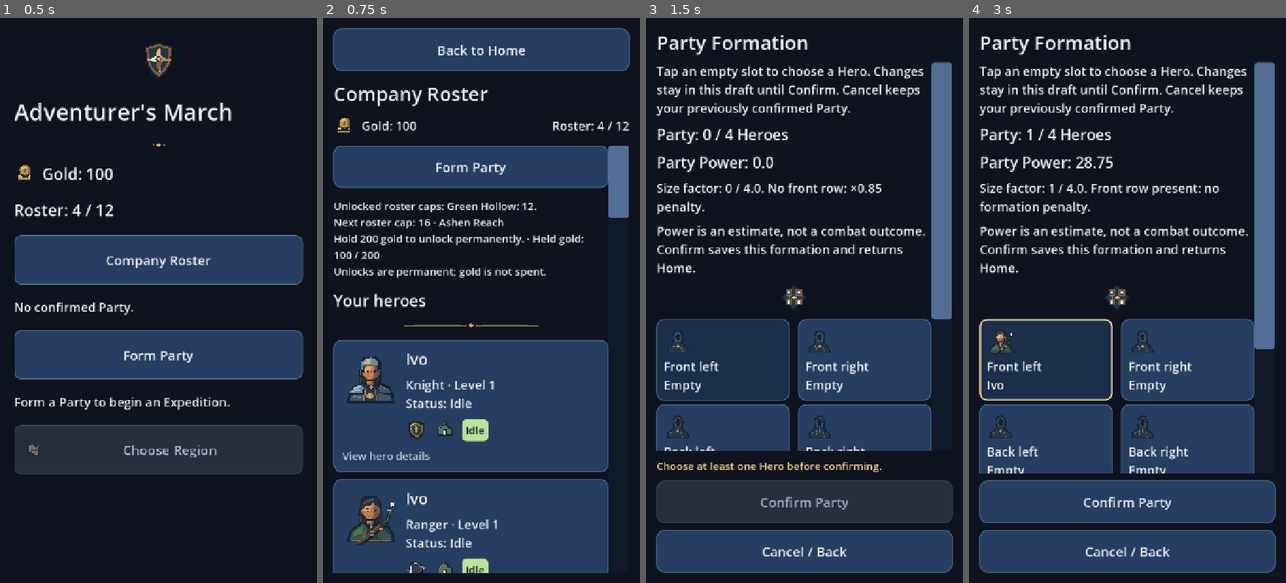
Above: before the commit, frames 1-4 (left to right).
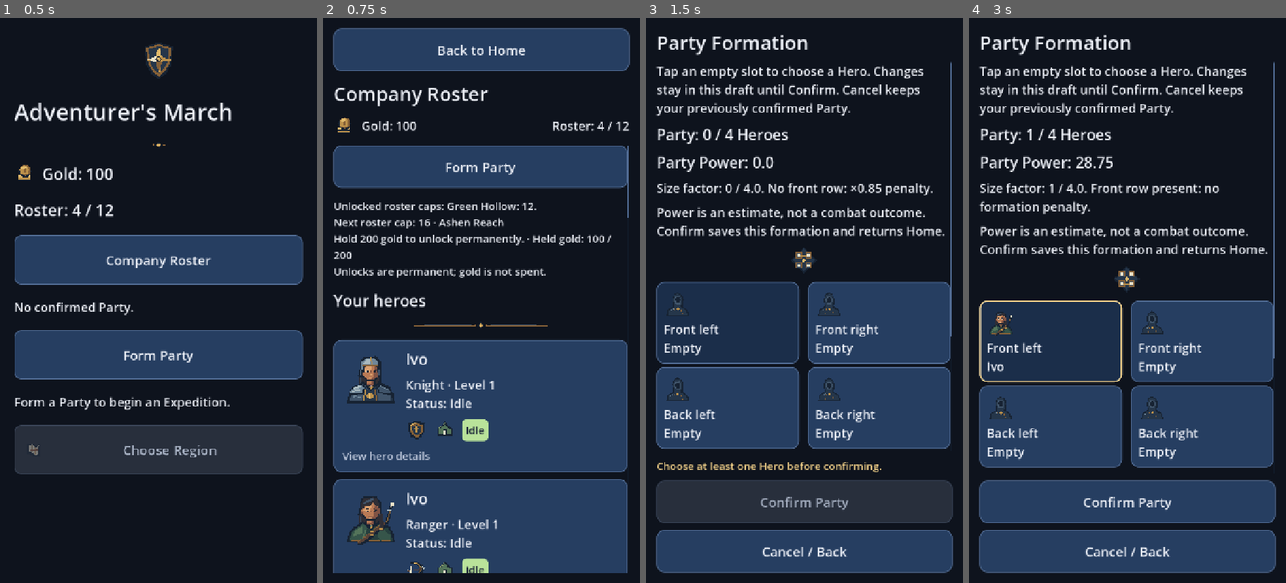
Above: after the commit, the same moments.

Repository: pompomon/godot-apk
Game: Godot game, scene res://main.tscn
Two runs of this game, one before a commit and one after it. Both use one fixed random seed, a clock stepped at 60 frames per second and the inputs below.
Inputs (mouse positions are in pixels of both pictures, inside the frame that each line leads up to; where the layout moved, square brackets give the same spot in the first picture):
- Up to frame 1 (0.5 s): no input
- Up to frame 2 (0.75 s): click "Company Roster" at 0.5 s
- Up to frame 3 (1.5 s): click "Form Party" at 1.25 s
- Up to frame 4 (3 s): click (1051, 323) [1045, 362] at 2 s; click (1203, 323) [1187, 362] at 2.75 s

Frame 1 is identical in both runs. In frame 2, 3.7% of the frame differs, in the area x 3-97%, y 22-99%; in frame 3, 17%, in the area x 3-97%, y 7-77%; in frame 4, 14%.

Commit message:
Changes before error encountered
Agent-Logs-Url: https://github.com/pompomon/godot-apk/sessions/2bb31cf2-9acf-44bb-aa97-2bcc8970ebed

Co-authored-by: pompomon <2802155+pompomon@users.noreply.github.com>

Diff:
--- a/scenes/ui/hero_ui.gd
+++ b/scenes/ui/hero_ui.gd
@@ -14,7 +14,7 @@
 const MUTED_COLOR := Color("#bdc7da")
 const NOTICE_COLOR := Color("#f8d58b")
 const BADGE_TEXT_COLOR := Color("#182235")
-const SCROLLBAR_THICKNESS := 48.0
+const SCROLLBAR_THICKNESS := 4.0
 
 
 static func apply_theme(screen: Control) -> void:
@@ -31,18 +31,15 @@
 	ui_theme.set_stylebox("background", "ProgressBar", _box(Color("#111a28"), 4, 10))
 	ui_theme.set_stylebox("fill", "ProgressBar", _box(Color("#4e91a8"), 4, 10))
 	for type_name in ["VScrollBar", "HScrollBar"]:
-		var scroll := _box(Color("#111a28"), 0, 8)
-		if type_name == "VScrollBar":
-			scroll.content_margin_left = SCROLLBAR_THICKNESS / 2.0
-			scroll.content_margin_right = SCROLLBAR_THICKNESS / 2.0
-		else:
-			scroll.content_margin_top = SCROLLBAR_THICKNESS / 2.0
-			scroll.content_margin_bottom = SCROLLBAR_THICKNESS / 2.0
-		ui_theme.set_stylebox("scroll", type_name, scroll)
-		ui_theme.set_stylebox("scroll_focus", type_name, _box(Color("#17243a"), 0, 8))
-		ui_theme.set_stylebox("grabber", type_name, _box(BORDER_COLOR, 0, 8))
-		ui_theme.set_stylebox("grabber_highlight", type_name, _box(NOTICE_COLOR, 0, 8))
-		ui_theme.set_stylebox("grabber_pressed", type_name, _box(Color("#d5a94d"), 0, 8))
+		ui_theme.set_stylebox("scroll", type_name,
+			_scrollbar_box(Color("#111a28"), type_name))
+		ui_theme.set_stylebox("scroll_focus", type_name,
+			_scrollbar_box(Color("#17243a"), type_name))
+		ui_theme.set_stylebox("grabber", type_name, _scrollbar_box(BORDER_COLOR, type_name))
+		ui_theme.set_stylebox("grabber_highlight", type_name,
+			_scrollbar_box(NOTICE_COLOR, type_name))
+		ui_theme.set_stylebox("grabber_pressed", type_name,
+			_scrollbar_box(Color("#d5a94d"), type_name))
 	ui_theme.set_color("font_color", "PopupMenu", TEXT_COLOR)
 	ui_theme.set_color("font_hover_color", "PopupMenu", TEXT_COLOR)
 	ui_theme.set_stylebox("panel", "PopupMenu", panel)
@@ -90,6 +87,17 @@
 	focus.set_border_width_all(3)
 	focus.border_color = NOTICE_COLOR
 	ui_theme.set_stylebox("focus", type_name, focus)
+
+
+static func _scrollbar_box(color: Color, type_name: String) -> StyleBoxFlat:
+	var style := _box(color, 0, 2)
+	if type_name == "VScrollBar":
+		style.content_margin_left = SCROLLBAR_THICKNESS / 2.0
+		style.content_margin_right = SCROLLBAR_THICKNESS / 2.0
+	else:
+		style.content_margin_top = SCROLLBAR_THICKNESS / 2.0
+		style.content_margin_bottom = SCROLLBAR_THICKNESS / 2.0
+	return style
 
 
 static func _box(color: Color, padding: int = 20, radius: int = 16) -> StyleBoxFlat:
--- a/tests/test_art_ui.gd
+++ b/tests/test_art_ui.gd
@@ -232,6 +232,16 @@
 
 
 func test_shared_theme_sets_scrollbar_cross_axis_dimensions() -> void:
+	assert_eq(HeroUI.SCROLLBAR_THICKNESS, 4.0)
+	assert_between(HeroUI.SCROLLBAR_THICKNESS, 2.0, 4.0)
+	for type_name in ["VScrollBar", "HScrollBar"]:
+		for style_name in [
+			"scroll", "scroll_focus", "grabber", "grabber_highlight", "grabber_pressed",
+		]:
+			var minimum := _screen().theme.get_stylebox(style_name, type_name).get_minimum_size()
+			var cross_axis := minimum.x if type_name == "VScrollBar" else minimum.y
+			assert_eq(cross_axis, HeroUI.SCROLLBAR_THICKNESS,
+				"%s/%s must preserve the shared thickness." % [type_name, style_name])
 	var scroll := ScrollContainer.new()
 	scroll.theme = _screen().theme
 	scroll.size = Vector2(200, 200)
@@ -240,8 +250,7 @@
 	overflowing_content.custom_minimum_size = Vector2(400, 400)
 	scroll.add_child(overflowing_content)
 	await get_tree().process_frame
-	assert_gte(scroll.get_v_scroll_bar().size.x, 48.0)
-	assert_gte(scroll.get_h_scroll_bar().size.y, 48.0)
+	_assert_scrollbar_thickness(scroll, "Dynamic ScrollContainer")
 
 
 func test_presentation_palette_meets_text_contrast_targets_and_never_uses_color_alone() -> void:
@@ -309,6 +318,8 @@
 			_viewport.size = extent
 			await _check_art_bounds()
 			assert_eq(_screen().size, Vector2(extent))
+			_assert_scrollbar_thickness(_node("Scroll") as ScrollContainer,
+				"%s at %s" % [path, extent])
 			if target_static:
 				assert_eq(PackedInt32Array([
 					margin.get_theme_constant("margin_left"),
@@ -329,6 +340,26 @@
 			await _capture_preview("%s_%dx%d" % [path.get_base_dir().get_file(), extent.x, extent.y])
 
 
+func test_both_modal_selectors_inherit_shared_scrollbar_thickness() -> void:
+	for path in [EQUIPMENT, FORMATION]:
+		await _go(path)
+		var selector_name := "EquipmentSelector" if path == EQUIPMENT else "HeroSelector"
+		var selector := _screen().get_node(selector_name) as Control
+		var overflow := Control.new()
+		overflow.custom_minimum_size = Vector2(0, 2000)
+		selector.find_child("ModalOptions", true, false).add_child(overflow)
+		selector.show()
+		for extent in [
+			Vector2i(720, 1280), Vector2i(720, 1600), Vector2i(960, 1280),
+			Vector2i(1065, 1280),
+		]:
+			_viewport.size = extent
+			await get_tree().process_frame
+			var scroll := selector.find_child("ModalScroll", true, false) as ScrollContainer
+			assert_true(scroll.get_v_scroll_bar().is_visible_in_tree())
+			_assert_scrollbar_thickness(scroll, "%s modal at %s" % [path, extent])
+
+
 func test_screen_margins_defer_coalesce_and_skip_unchanged_updates() -> void:
 	await _go(DETAIL)
 	await get_tree().process_frame
